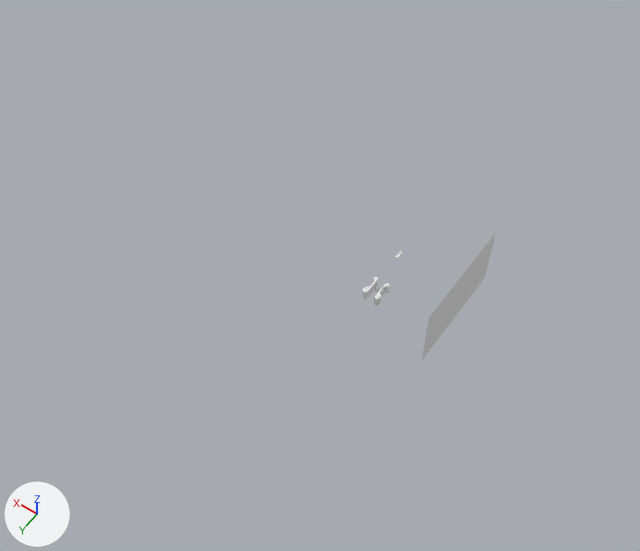
One commit to the Blender file blender files/gym.blend: the scene before it, then after it.
Camera for both pictures: a camera (50 mm lens) standing at (-69.4, 122.4, 185.4) and looking at (8.6, 13.2, 13.9). Every picture has the same lights, and +X, +Y and +Z are marked at lower left.
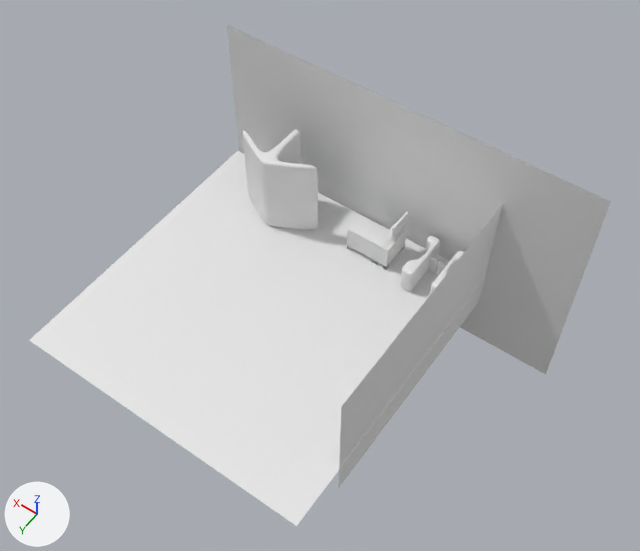
Boxes [x1, y1, x2, y2] around the edits, measured in the pictures (640 x 551 px):
'Plane.001', shown: after [29, 151, 484, 526]
'Plane', shown: after [227, 25, 611, 374]
'Plane.002', moved, rescaled (123% wider, 123% taller): before [422, 234, 495, 360]; after [338, 206, 502, 488]
'Cube', reshaped, moved, turned, rescaled: before [362, 277, 390, 306]; after [243, 130, 318, 230]
'barriergym', added: after [400, 236, 464, 295]
'table.001', shown: after [347, 221, 384, 263]
'table', shown: after [375, 223, 406, 270]
'monitor1', shown: after [391, 212, 408, 240]
'keyboard', moved, rescaled: before [395, 251, 402, 258]; after [381, 236, 391, 248]

Diff of the bpy script that builds the scene:
```diff
--- a/blender files/gym.blend.py
+++ b/blender files/gym.blend.py
@@ me_cube_007 @@
+me_cube_007.from_pydata(...)  # 44 vertices, 37 faces; spans x -1.39..1.0, y 0.0..13.06, z -1.0..2.23
@@ ob_table @@
 ob_table = bpy.data.objects.new('table', me_cube_001)
-ob_table.location = (0.0, -11.6, 2.3)
-ob_table.scale = (1.0, 2.57, 2.32)
-ob_table.hide_set(True)
+ob_table.location = (3.5, -11.9, 3.9)
+ob_table.scale = (1.77, 4.55, 4.12)
@@ ob_monitor1 @@
 ob_monitor1 = bpy.data.objects.new('monitor1', me_cube_002)
-ob_monitor1.location = (-0.5, -12.9, 6.2)
-ob_monitor1.hide_set(True)
+ob_monitor1.location = (2.6, -14.1, 10.8)
+ob_monitor1.scale = (1.77, 1.77, 1.77)
@@ ob_keyboard @@
 ob_keyboard = bpy.data.objects.new('keyboard', me_cube_004)
-ob_keyboard.location = (0.0, -10.4, 4.7)
+ob_keyboard.location = (3.5, -9.8, 8.1)
 ob_keyboard.rotation_euler = (0.0, -1.571, 0.0)  # degrees (0, -90, 0)
-ob_keyboard.scale = (0.0841, 1.13, 0.351)
+ob_keyboard.scale = (0.149, 2.01, 0.622)
@@ ob_table_001 @@
 ob_table_001 = bpy.data.objects.new('table.001', me_cube_005)
-ob_table_001.location = (3.6, -10.1, 2.3)
+ob_table_001.location = (9.9, -9.2, 3.9)
 ob_table_001.rotation_euler = (0.0, 0.0, 1.571)  # degrees (0, 0, 90)
-ob_table_001.scale = (1.0, 2.57, 2.32)
-ob_table_001.hide_set(True)
+ob_table_001.scale = (1.77, 4.55, 4.12)
@@ ob_plane @@
 ob_plane = bpy.data.objects.new('Plane', me_plane)
-ob_plane.location = (-7.8, -20.5, 8.8)
+ob_plane.location = (8.9, -20.5, 8.8)
 ob_plane.rotation_euler = (0.0, 1.571, 1.571)  # degrees (0, 90, 90)
-ob_plane.scale = (-8.83, -13.4, -13.4)
-ob_plane.hide_set(True)
+ob_plane.scale = (-35.3, -53.4, -53.4)
@@ ob_plane_001 @@
 ob_plane_001 = bpy.data.objects.new('Plane.001', me_plane_001)
-ob_plane_001.location = (0.0, 0.0, 0.0)
-ob_plane_001.scale = (21.1, 21.1, 21.1)
-ob_plane_001.hide_set(True)
+ob_plane_001.location = (20.6, 21.8, 0.0)
+ob_plane_001.scale = (41.7, 41.7, 41.7)
@@ ob_plane_002 @@
 ob_plane_002 = bpy.data.objects.new('Plane.002', me_plane_002)
-ob_plane_002.location = (-20.9, -4.6, 8.9)
+ob_plane_002.location = (-20.9, 13.3, 8.9)
 ob_plane_002.rotation_euler = (0.0, 1.571, 0.0)  # degrees (0, 90, 0)
-ob_plane_002.scale = (-9.12, -16.0, -16.0)
+ob_plane_002.scale = (-19.3, -33.8, -33.8)
@@ ob_cube @@
-ob_cube = bpy.data.objects.new('Cube', me_cube_006)
-ob_cube.location = (0.0, 0.0, 0.0)
+ob_cube = bpy.data.objects.new('Cube', me_cube_007)
+ob_cube.location = (36.9, -7.5, 7.9)
+ob_cube.rotation_euler = (0.0, 0.0, 1.571)  # degrees (0, 0, 90)
+ob_cube.scale = (6.19, 0.952, 7.55)
 _m = ob_cube.modifiers.new('Mirror', 'MIRROR')
@@ ob_barriergym @@
+ob_barriergym = bpy.data.objects.new('barriergym', me_cube_006)
+ob_barriergym.location = (-10.2, -11.8, 3.8)
+ob_barriergym.scale = (2.42, 2.42, 2.42)
+_m = ob_barriergym.modifiers.new('Mirror', 'MIRROR')
+_m.use_clip = True
+_m = ob_barriergym.modifiers.new('Subdivision', 'SUBSURF')
+_m.levels = 3
```
